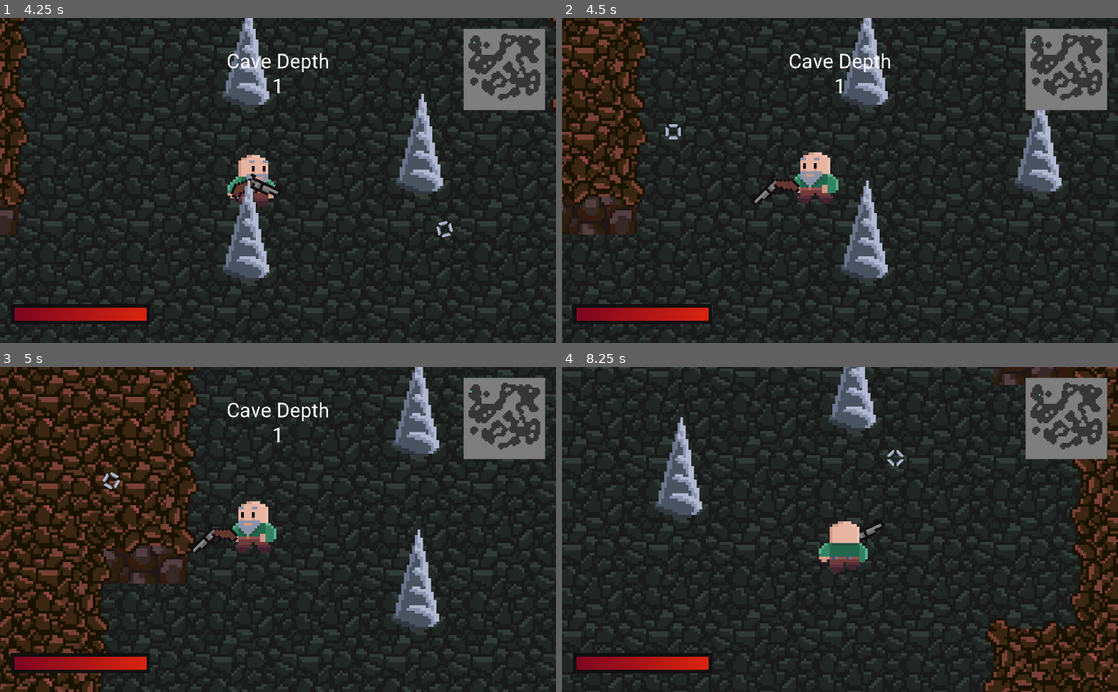
Above: before the commit, frames 1-4 (two rows, left to right).
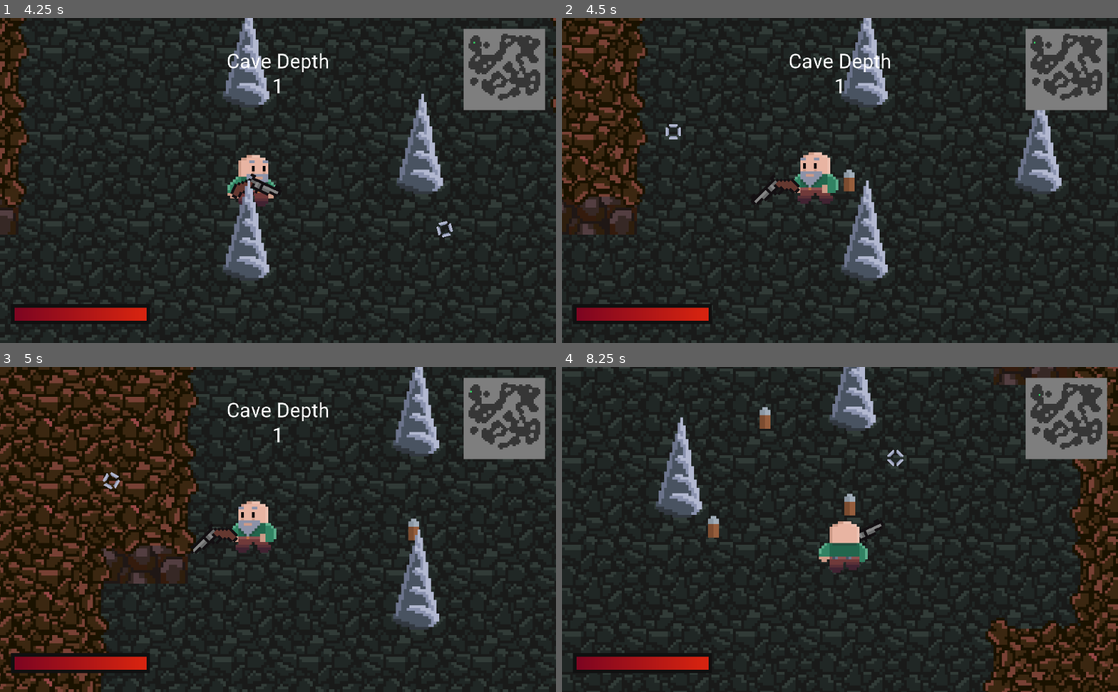
Above: after the commit, the same moments.

Repository: AyUpItsAli/Gunthers-Grotto-Coursework
Game: Godot game, scene res://World/Level/Level.tscn
Same seed, same stepped clock (60 frames per second), same inputs: the game is played once before the commit and once after it.
Inputs (mouse positions are in pixels of both pictures, inside the frame that each line leads up to):
- Up to frame 1 (4.25 s): tap Enter (force_exit_cave) at 0.5 s; move the mouse to (400, 164) at 0.52 s; press the mouse at (400, 164) at 0.53 s; hold D (move_right) 0.53-1.28 s; move the mouse to (166, 196) at 1.27 s; release the mouse at (166, 196) at 1.28 s; hold S (move_down) 1.28-2.03 s; tap 3 (equip_dynamite) at 1.35 s; click (166, 196) at 1.55 s; move the mouse to (333, 109) at 2.02 s; hold D (move_right) 2.03-2.78 s; hold 1 (equip_pickaxe) 2.03-2.78 s; click (333, 109) at 2.3 s; move the mouse to (250, 245) at 2.77 s; hold W (move_up) 2.78-3.53 s; tap 2 (equip_revolver) at 2.85 s; click (250, 245) at 3.05 s; move the mouse to (444, 229) at 3.52 s; press the mouse at (444, 229) at 3.53 s; hold A (move_left) from 3.53 s (still down)
- Up to frame 2 (4.5 s): keep holding A (move_left); move the mouse to (673, 131) at 4.27 s; release the mouse at (673, 131) at 4.28 s; click (673, 131) at 4.35 s
- Up to frame 3 (5 s): keep holding A (move_left)
- Up to frame 4 (8.25 s): move the mouse to (867, 529) at 5.02 s; release A (move_left) at 5.03 s; hold S (move_down) 5.03-5.78 s; hold 3 (equip_dynamite) 5.03-5.78 s; click (867, 529) at 5.3 s; move the mouse to (756, 448) at 5.77 s; hold D (move_right) 5.78-6.53 s; tap 1 (equip_pickaxe) at 5.85 s; click (756, 448) at 6.05 s; move the mouse to (962, 513) at 6.52 s; hold W (move_up) 6.53-7.28 s; hold 2 (equip_revolver) 6.53-7.28 s; click (962, 513) at 6.8 s; move the mouse to (728, 545) at 7.27 s; hold D (move_right) 7.28-8.03 s; click (728, 545) at 7.35 s; move the mouse to (895, 458) at 8.02 s; press the mouse at (895, 458) at 8.03 s; hold S (move_down) from 8.03 s (still down)

Frame 1 is identical in both runs. In frame 2, 0.1% of the frame differs, in the area x 50-53%, y 46-54%; in frame 3, 0.1%; in frame 4, 0.4%, in the area x 26-53%, y 12-53%.

Commit message:
Basic bullet and collisions

Diff:
--- /dev/null
+++ b/Actors/Player/Bullet.gd
@@ -0,0 +1,23 @@
+extends Area2D
+
+const MOVE_SPEED = 10
+
+onready var hurtbox: Area2D = $Hurtbox
+
+var velocity: Vector2
+
+func _ready():
+	connect("body_entered", self, "on_collision")
+	connect("area_entered", self, "on_collision")
+	hurtbox.connect("area_entered", self, "on_area_entered_hurtbox")
+
+func _physics_process(delta):
+	position += velocity * MOVE_SPEED * delta
+
+# Called when the bullet collides with anything (bodies and areas included)
+func on_collision(body_or_area):
+	queue_free()
+
+# Called when an area enters the bullet's hurtbox
+func on_area_entered_hurtbox(area):
+	print("hurt enemy")
--- /dev/null
+++ b/Actors/Player/Bullet.tscn
@@ -0,0 +1,32 @@
+[gd_scene load_steps=5 format=2]
+
+[ext_resource path="res://Assets/Actors/Player/Bullet.png" type="Texture" id=1]
+[ext_resource path="res://Actors/Player/Bullet.gd" type="Script" id=2]
+
+[sub_resource type="CapsuleShape2D" id=1]
+radius = 2.0
+height = 4.0
+
+[sub_resource type="CapsuleShape2D" id=2]
+radius = 2.0
+height = 4.0
+
+[node name="Bullet" type="Area2D"]
+collision_layer = 0
+collision_mask = 11
+script = ExtResource( 2 )
+
+[node name="Sprite" type="Sprite" parent="."]
+texture = ExtResource( 1 )
+
+[node name="CollisionShape" type="CollisionShape2D" parent="."]
+modulate = Color( 0, 0.6, 0.701961, 0.839216 )
+shape = SubResource( 1 )
+
+[node name="Hurtbox" type="Area2D" parent="."]
+collision_layer = 0
+collision_mask = 8
+
+[node name="CollisionShape" type="CollisionShape2D" parent="Hurtbox"]
+modulate = Color( 0.945098, 0.129412, 0.129412, 0.839216 )
+shape = SubResource( 2 )
--- a/Actors/Player/Player.gd
+++ b/Actors/Player/Player.gd
@@ -7,6 +7,7 @@
 const REVOLVER_TEXTURE = preload("res://Assets/Actors/Player/Revolver.png")
 const DYNAMITE_TEXTURE = preload("res://Assets/Actors/Player/Dynamite.png")
 const PICKAXE_DAMAGE = 1
+const BULLET = preload("res://Actors/Player/Bullet.tscn")
 
 # Node references
 onready var body_sprite: Sprite = $BodySprite
@@ -129,6 +130,11 @@
 
 		yield(player_animations, "animation_finished")
 		attacking = false
+	elif equipped == Tools.REVOLVER:
+		var bullet = BULLET.instance()
+		bullet.position = position
+		bullet.velocity = Vector2.RIGHT
+		get_parent().add_child(bullet)
 
 # Called when this node detects mouse/keyboard inputs
 func _unhandled_input(event):
--- a/World/Level/Level.tscn
+++ b/World/Level/Level.tscn
@@ -8,7 +8,9 @@
 [ext_resource path="res://World/Level/WallsLayer.tres" type="TileSet" id=6]
 [ext_resource path="res://World/Level/WallsLayer.gd" type="Script" id=7]
 [ext_resource path="res://GUI/HUD/HUD.tscn" type="PackedScene" id=8]
+[ext_resource path="res://Actors/Player/Bullet.tscn" type="PackedScene" id=9]
 [ext_resource path="res://World/Level/Objects.gd" type="Script" id=10]
+[ext_resource path="res://Actors/Player/Player.tscn" type="PackedScene" id=11]
 
 [node name="Level" type="Node2D"]
 script = ExtResource( 3 )
@@ -42,3 +44,9 @@
 
 [node name="Objects" type="YSort" parent="World"]
 script = ExtResource( 10 )
+
+[node name="Player" parent="World/Objects" instance=ExtResource( 11 )]
+position = Vector2( 112, 112 )
+
+[node name="Bullet" parent="World/Objects" instance=ExtResource( 9 )]
+position = Vector2( 144, 112 )
Binary file added: Assets/Actors/Player/Bullet.aseprite
Binary file added: Assets/Actors/Player/Bullet.png
Not shown, added: Assets/Actors/Player/Bullet.png.import
Binary file changed: Assets/GUI/Items/Items.aseprite
Not shown: 1 places in World/Level/Level.tscn that only renumber resources
